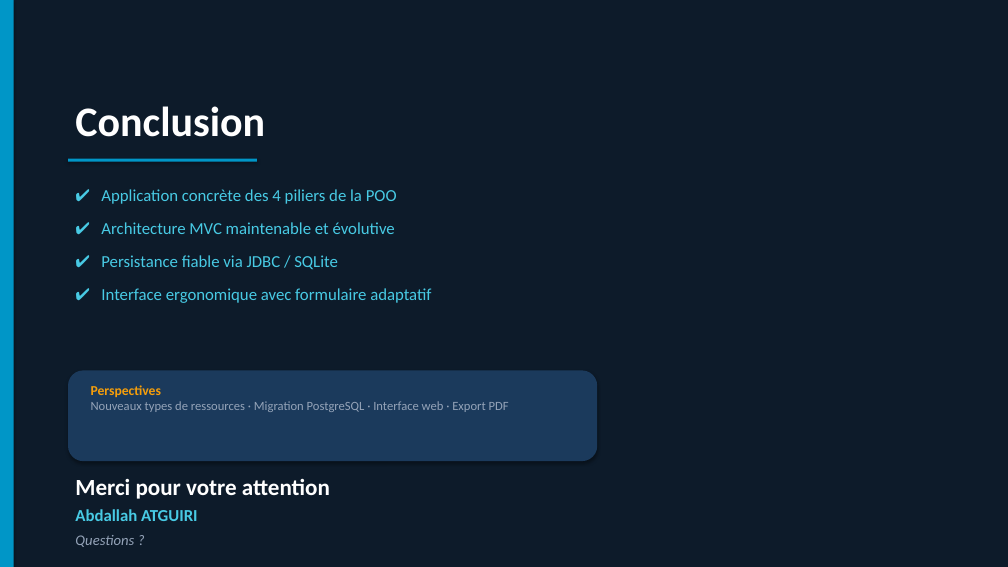
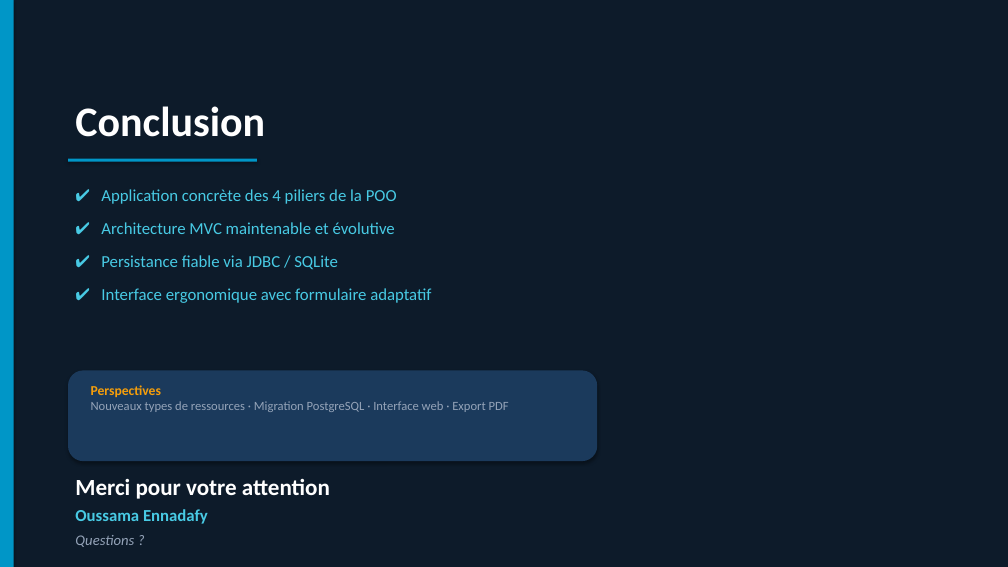
Before and after one commit to oussamaennadafy/G-lab, a slide deck: slide 13 of livrables/Presentation_G-Lab.pptx. Drawn at 1008x567 pixels with LibreOffice and Linux fonts; fonts in the diff are those of the drawing. Boxes give left, top, right and bottom in pixels: in the first picture for what was removed or moved away, otherwise in the second. Text is boxed around its words. In the diff, an @@ line names an element or a change of style, - is before the commit and + after.

```diff
--- a/livrables/Presentation_G-Lab.pptx
+++ b/livrables/Presentation_G-Lab.pptx
@@ text at [75, 509, 208, 524]: text changed @@
-Abdallah ATGUIRI
+Oussama Ennadafy
```
Also in this commit, not shown: 12 other slides changed, 7 other files.
